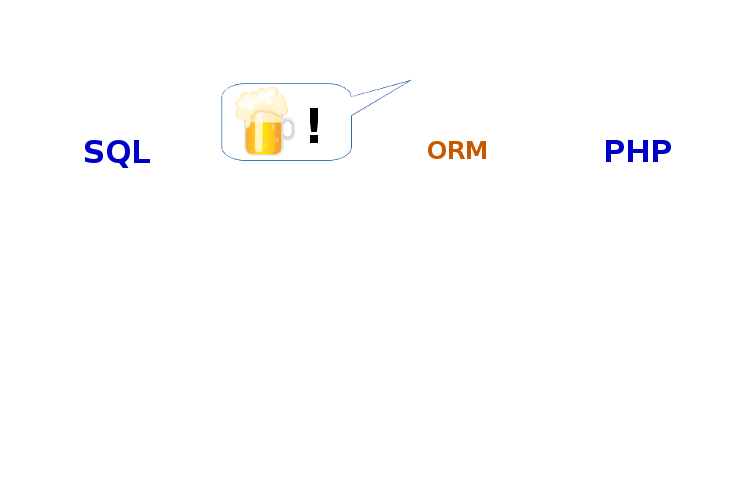
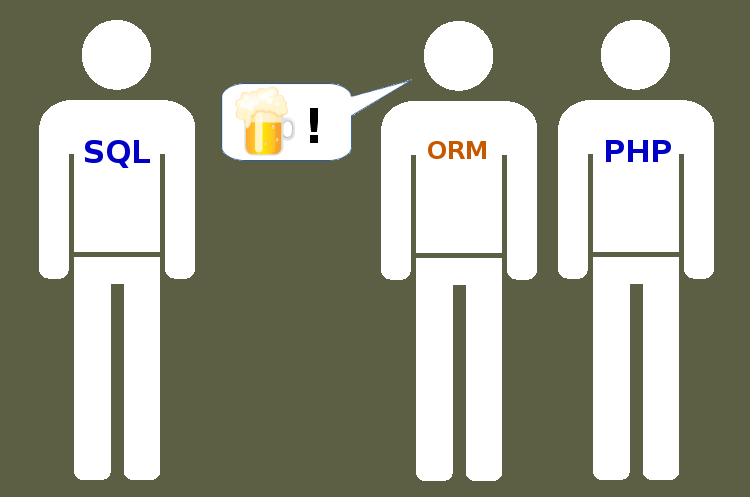
Two versions of the same layered image (750×497). Layer-by-layer changes:
added layer "Calque" over box(0, 0, 750, 497)
